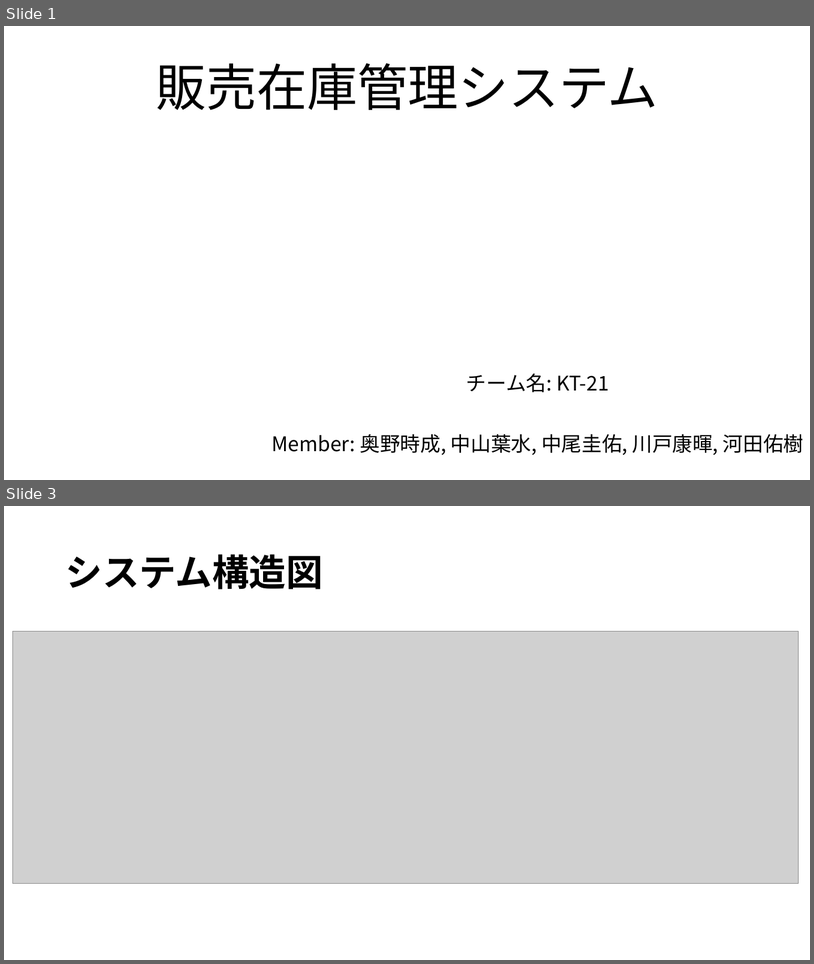
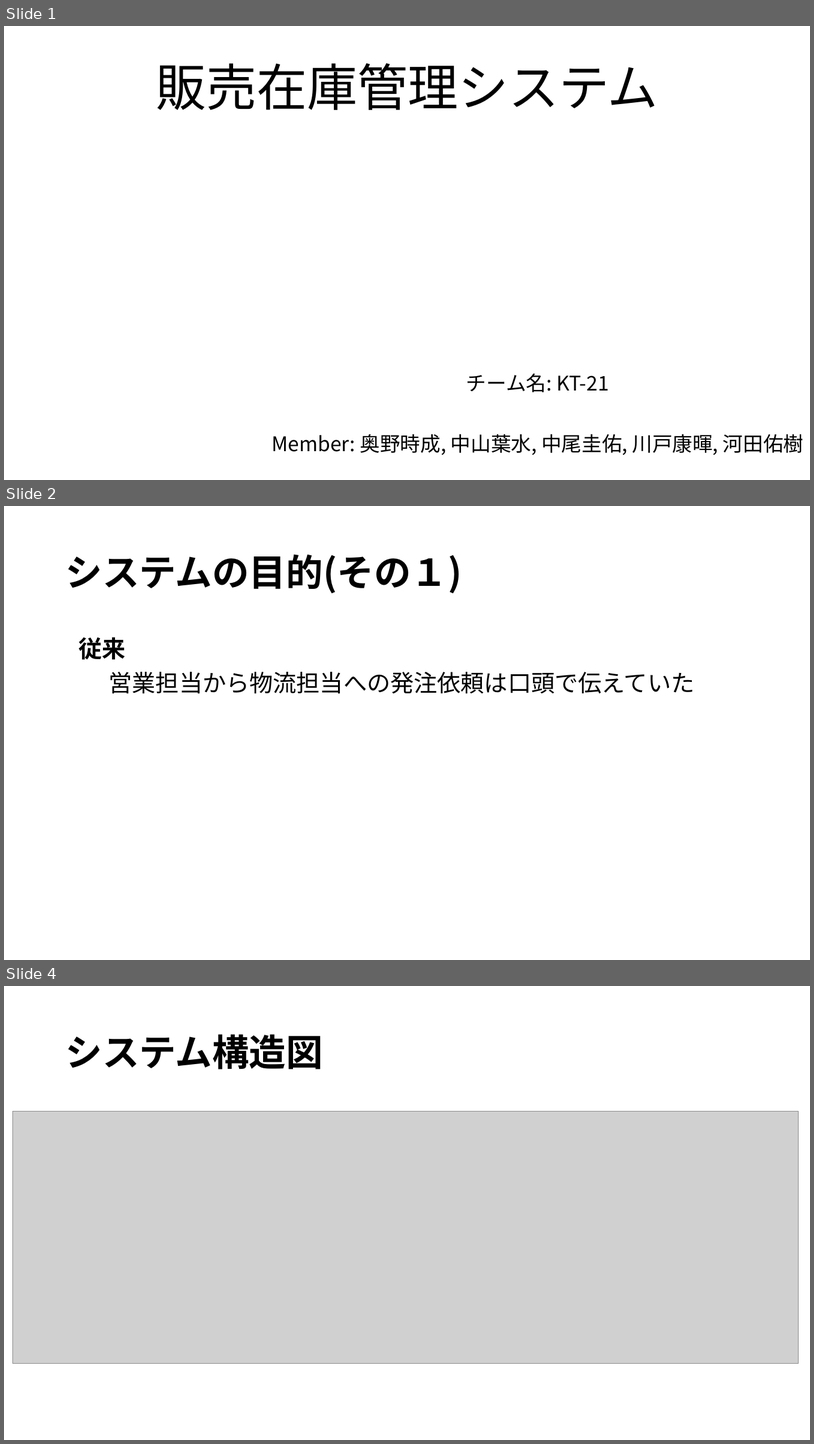
Before and after one commit to Yamanin3/system-devel, a slide deck: 企画発表プレゼンテーション.pptx. Shown one above the other, each under a label of ours: slides 1 and 3 before the commit, slides 1, 2 and 4 after it; the slides between them are not shown. The pictures are 814x964 and 814x1444 pixels, drawn with LibreOffice and Linux fonts; fonts in the diff are those of the drawing; grey boxes stand for pictures; background and template pictures are left out. Boxes give left, top, right and bottom in pixels: in the first picture for what was removed or moved away, otherwise in the second. Text is boxed around its words. In the diff, an @@ line names an element or a change of style, - is before the commit and + after.

Commit message:
システムの目的スライドを追加

```diff
--- a/企画発表プレゼンテーション.pptx
+++ b/企画発表プレゼンテーション.pptx
@@ slide 2 added at (4, 506, 810, 960), background picture (left out) @@
@@ title added at (65, 554, 462, 594), 44 pt, text #000000, bold @@
+システムの目的(その１)
@@ text added at (79, 637, 126, 660), 28 pt, text #000000, bold @@
+従来
@@ text added at (109, 672, 695, 694), 28 pt, text #000000 @@
+営業担当から物流担当への発注依頼は口頭で伝えていた
@@ what was slide 3 is now slide 4 @@
```
Also in this commit, not shown: 2 slides changed.
